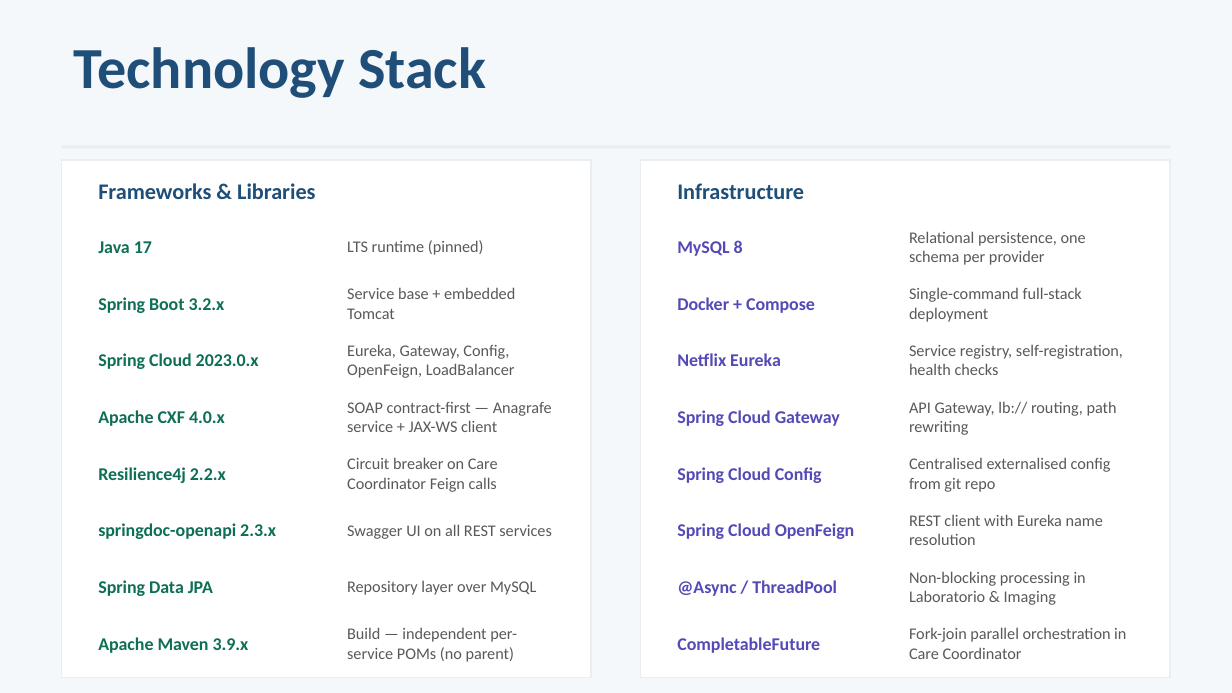
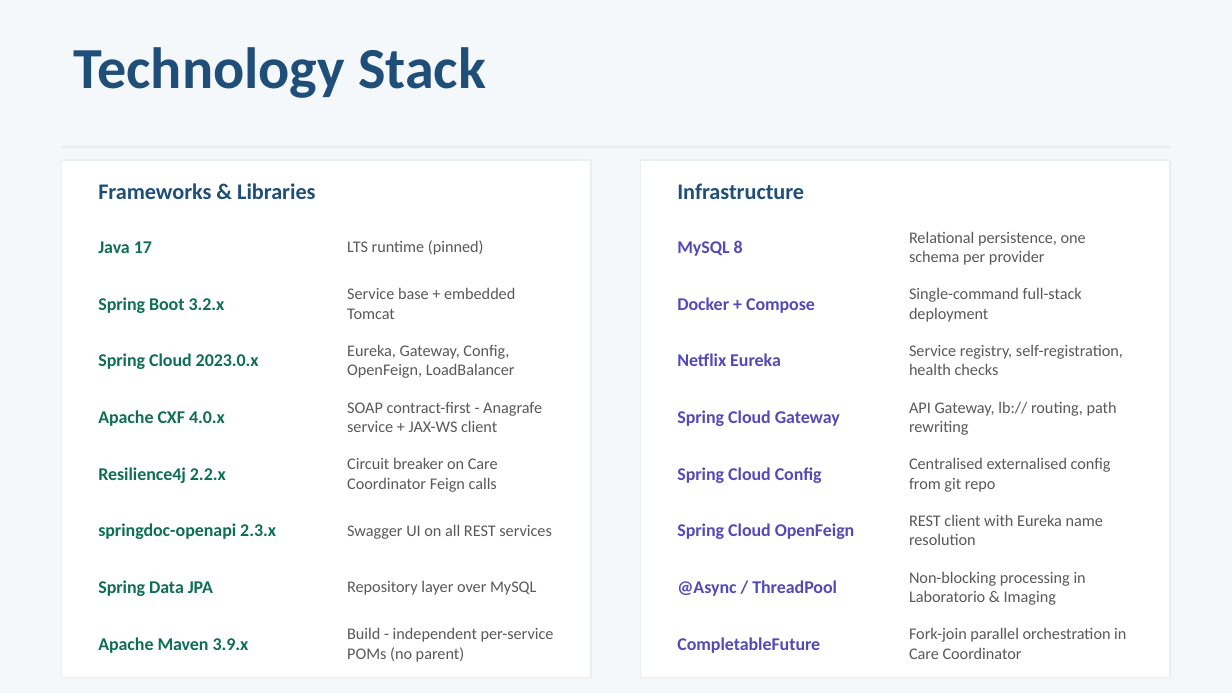
Before and after one commit to ediscota/Healthsoa, a slide deck: slide 17 of docs/HealthSOA_Presentation.pptx. Drawn at 1232x693 pixels with LibreOffice and Linux fonts; fonts in the diff are those of the drawing. Boxes give left, top, right and bottom in pixels: in the first picture for what was removed or moved away, otherwise in the second. Text is boxed around its words. In the diff, an @@ line names an element or a change of style, - is before the commit and + after.

```diff
--- a/docs/HealthSOA_Presentation.pptx
+++ b/docs/HealthSOA_Presentation.pptx
@@ text at <box>347,402,542,432</box>: text changed @@
-SOAP contract-first — Anagrafe service + JAX-WS client
+SOAP contract-first - Anagrafe service + JAX-WS client
@@ text at <box>347,627,554,662</box>: text changed @@
-Build — independent per-service POMs (no parent)
+Build - independent per-service POMs (no parent)
```
Also in this commit, not shown: 14 other slides changed, 8 other files.
